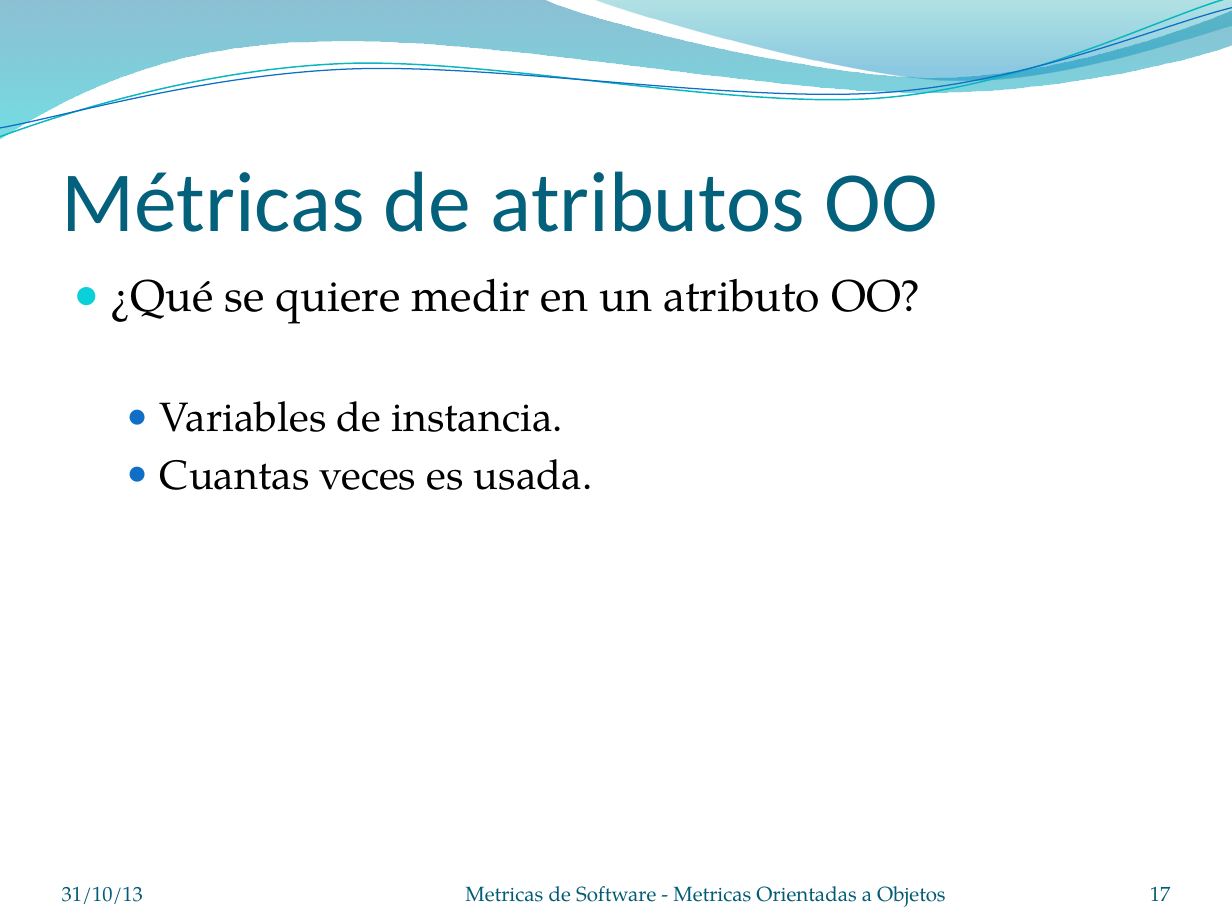
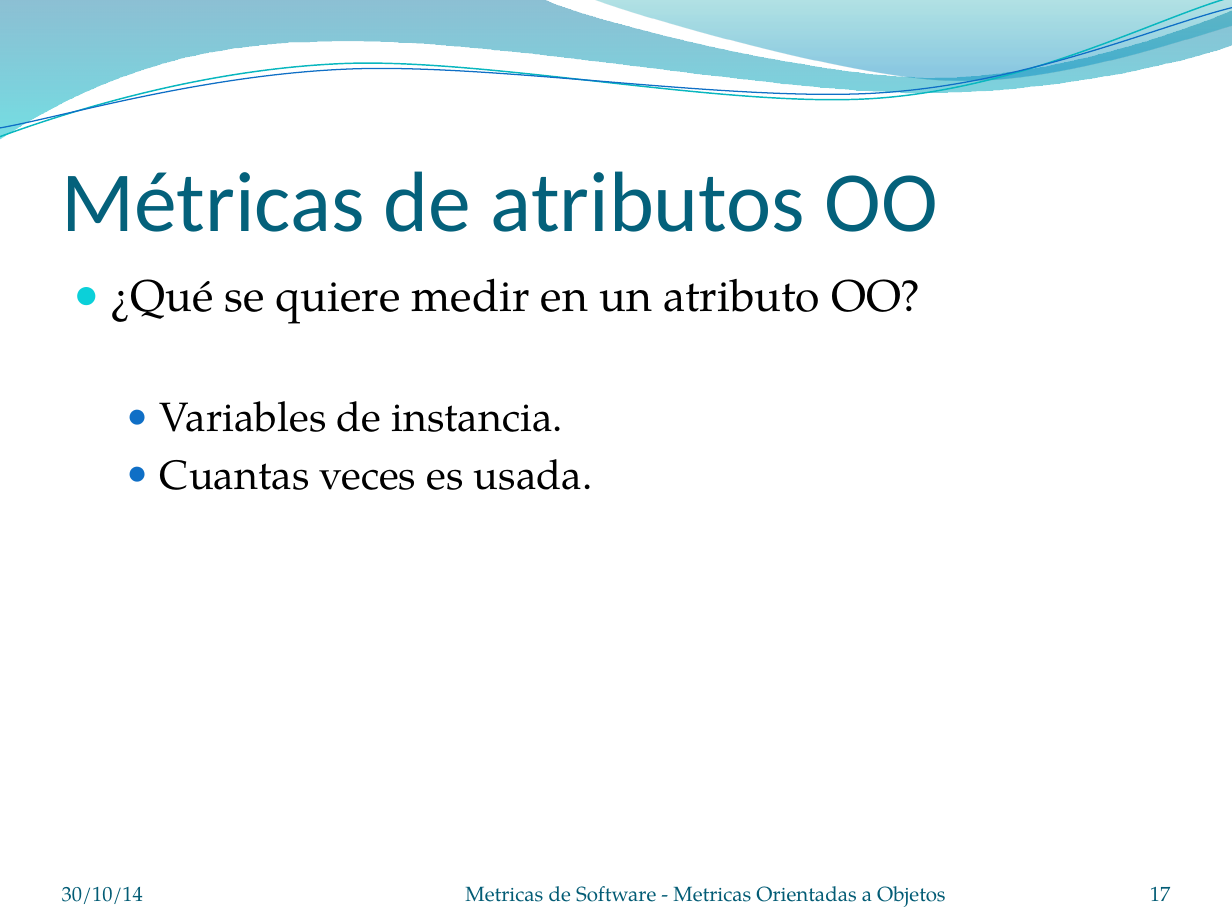
Before and after one commit to giopetterin/UADER---Metricas-de-Software, a slide deck: slide 17 of Presentaciones/06. Metricas Orientadas a Objetos.pptx. Drawn at 1232x924 pixels with LibreOffice and Linux fonts; fonts in the diff are those of the drawing; background and template pictures are left out. Boxes give left, top, right and bottom in pixels: in the first picture for what was removed or moved away, otherwise in the second. Text is boxed around its words. In the diff, an @@ line names an element or a change of style, - is before the commit and + after.

```diff
--- a/Presentaciones/06. Metricas Orientadas a Objetos.pptx
+++ b/Presentaciones/06. Metricas Orientadas a Objetos.pptx
@@ text at [62,887,143,904]: text changed @@
-31/10/13
+30/10/14
```
Also in this commit, not shown: 79 other slides changed.
